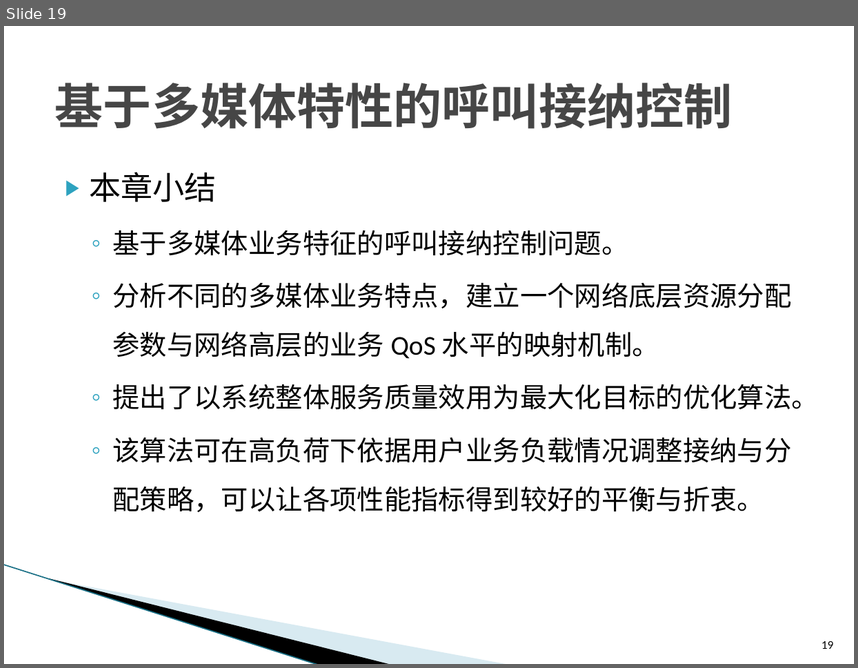
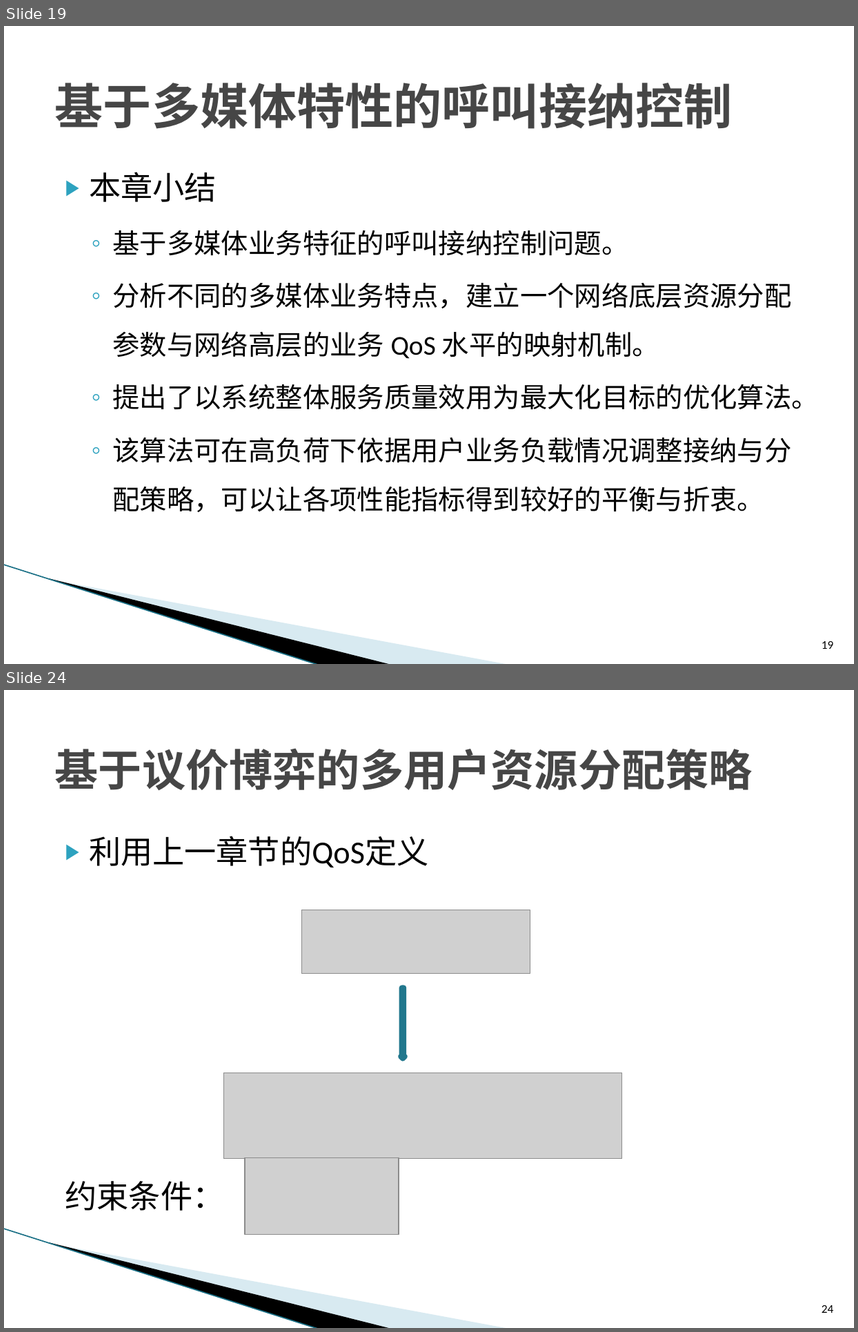
Before and after one commit to ZhiweiYAN/yzw_thesis, a slide deck: defense_phd.pptx. Shown one above the other, each under a label of ours: slide 19 before the commit, slides 19 and 24 after it; the slides between them are not shown. The pictures are 858x668 and 858x1332 pixels, drawn with LibreOffice and Linux fonts; fonts in the diff are those of the drawing; grey boxes stand for pictures; background and template pictures are left out. Boxes give left, top, right and bottom in pixels: in the first picture for what was removed or moved away, otherwise in the second. Text is boxed around its words. In the diff, an @@ line names an element or a change of style, - is before the commit and + after.

```diff
--- a/defense_phd.pptx
+++ b/defense_phd.pptx
@@ slide 24 added at box(4, 690, 854, 1328), background #FFFFFF; not listed: 3 template elements that a slide beside it also shows @@
@@ title added at box(55, 748, 753, 791), 36.9 pt, text #464646, bold @@
+基于议价博弈的多用户资源分配策略
@@ text added at box(65, 836, 429, 1210), 27 pt, text #000000 @@
+▶ 利用上一章节的QoS定义
+约束条件：
@@ picture added at box(301, 909, 530, 973) @@
@@ down arrow added at box(401, 987, 406, 1058), fill #2DA2BF, outline #21788D 4.33 pt @@
@@ picture added at box(223, 1072, 622, 1159) @@
@@ picture added at box(245, 1158, 399, 1234) @@
@@ page number added at box(822, 1305, 833, 1312), 10 pt, text #000000 @@
+24
```
Also in this commit, not shown: 2 slides changed, 20 other slides added, 1 other file.
